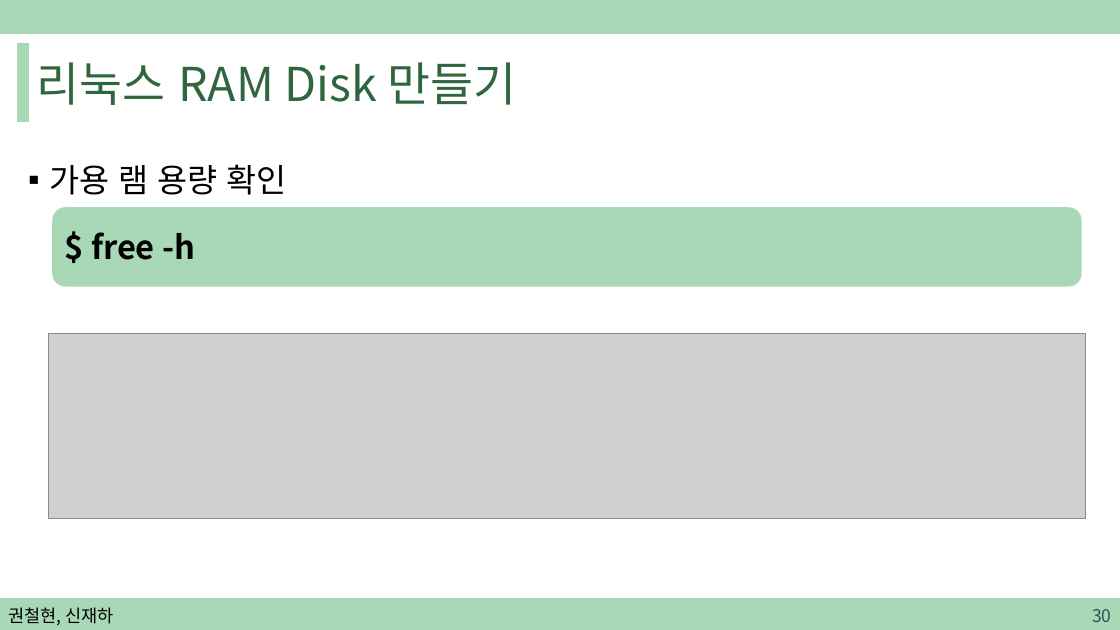
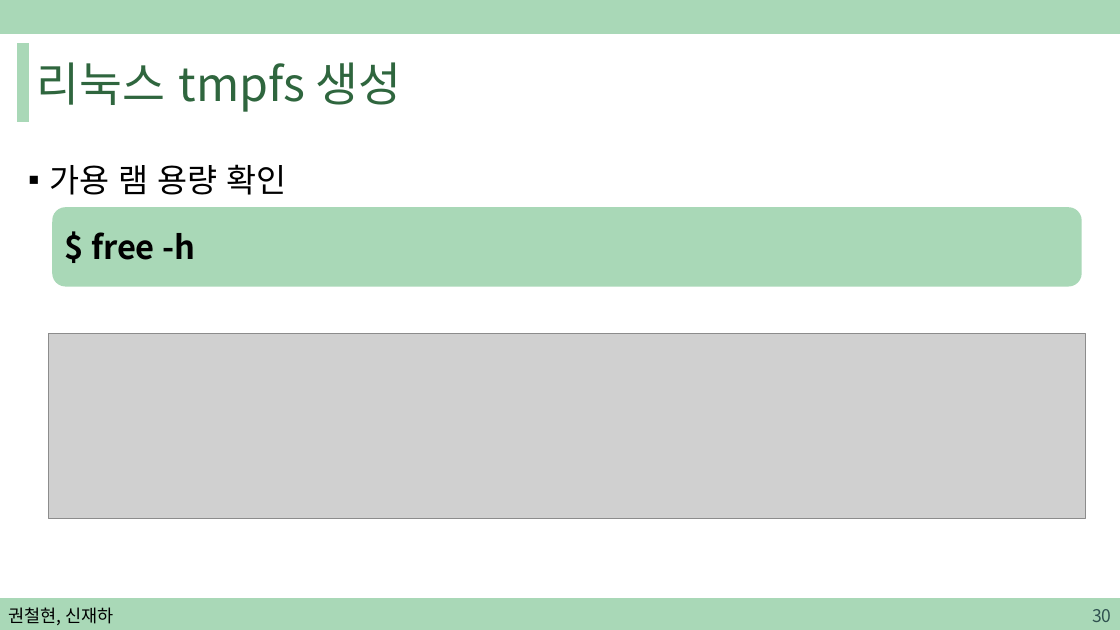
Before and after one commit to sjh4287/capston, a slide deck: slide 30 of 2022.02.18/권철현,신재하.pptx. Drawn at 1120x630 pixels with LibreOffice and Linux fonts; fonts in the diff are those of the drawing; grey boxes stand for pictures. Boxes give left, top, right and bottom in pixels: in the first picture for what was removed or moved away, otherwise in the second. Text is boxed around its words. In the diff, an @@ line names an element or a change of style, - is before the commit and + after.

```diff
--- a/2022.02.18/권철현,신재하.pptx
+++ b/2022.02.18/권철현,신재하.pptx
@@ title at (x1=37, y1=62, x2=401, y2=112): text changed @@
-리눅스 RAM Disk 만들기
+리눅스 tmpfs 생성
```
Also in this commit, not shown: 12 other slides changed, 1 slide added.
